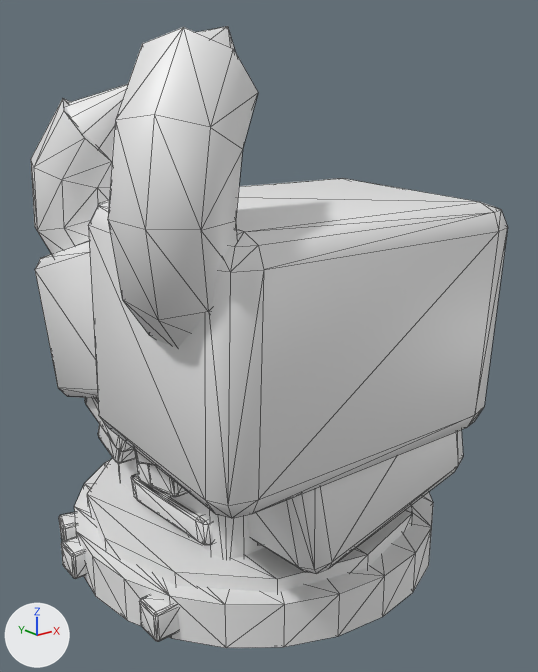
Renders of the glTF model assets/myassets/berdyeva.glb from each side of a commit.
Both versions are drawn from a 50 mm camera at (-0.789, -1.105, 1.084) aimed at (0.053, -0.052, 0.662). Every picture has the same lights, and +X, +Y and +Z are marked at lower left. The older version comes first. Mesh edges are drawn as thin lines. Where no turn or scale is listed for an object, it has been applied to the vertices.

In view in the first picture: 'Node1'.
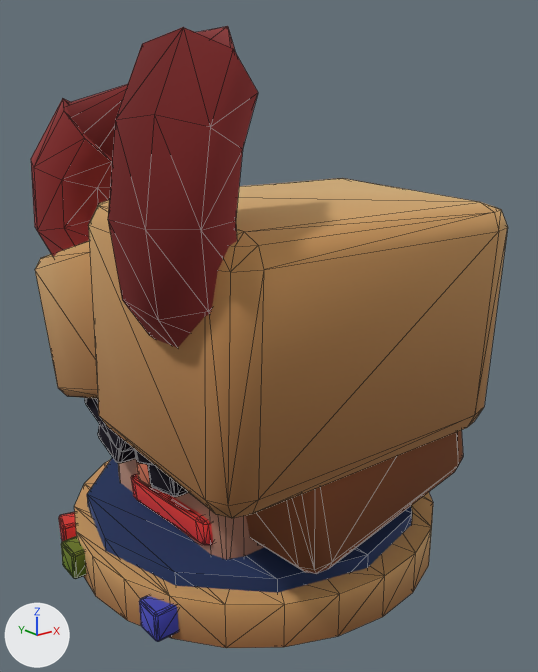
What differs and where, as boxes (x1, y1, x2, y2) in the pictures (538 x 672 px):
'Node1', surface changed (darker): (31, 26, 508, 648) in both

Edits to the bpy script that builds the scene:
```text
Add img_image_0:
    img_image_0 = load_image('Image_0', '_unpacked/Image_0', 512, 512, 'sRGB')
Change mat_x1:
    remove mat_x1.base_color = (0.85, 0.85, 0.85)  # white #ededed
    add mat_x1.texture = img_image_0
    mat_x1.metallic: 0.05 -> 1.0
    mat_x1.roughness: 0.5 -> 1.0
```
